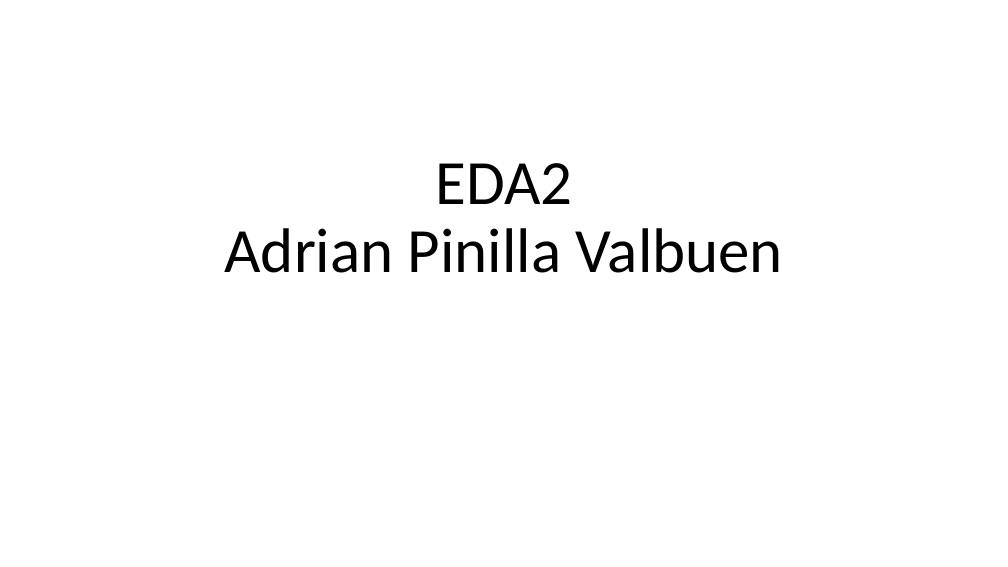
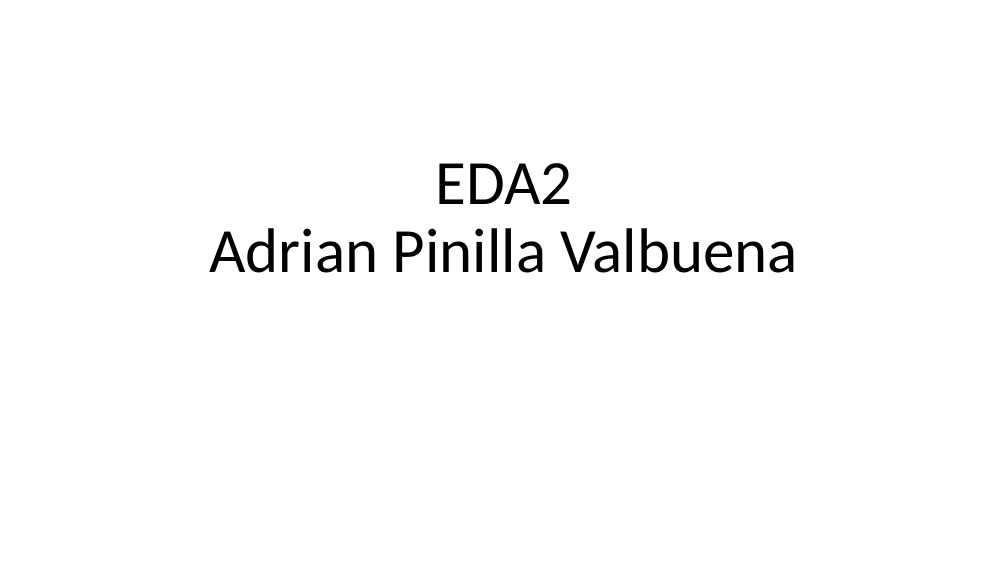
Before and after one commit to pinipv/EDA, a slide deck: slide 1 of presentacion/Netflix.pptx. Drawn at 1008x567 pixels with LibreOffice and Linux fonts; fonts in the diff are those of the drawing. Boxes give left, top, right and bottom in pixels: in the first picture for what was removed or moved away, otherwise in the second. Text is boxed around its words. In the diff, an @@ line names an element or a change of style, - is before the commit and + after.

```diff
--- a/presentacion/Netflix.pptx
+++ b/presentacion/Netflix.pptx
@@ title at [209, 163, 799, 273]: text changed @@
-EDA2
-Adrian Pinilla Valbuen
+EDA2
+Adrian Pinilla Valbuena
```
Also in this commit, not shown: 2 other slides changed, 1 slide added, 2 other files.
